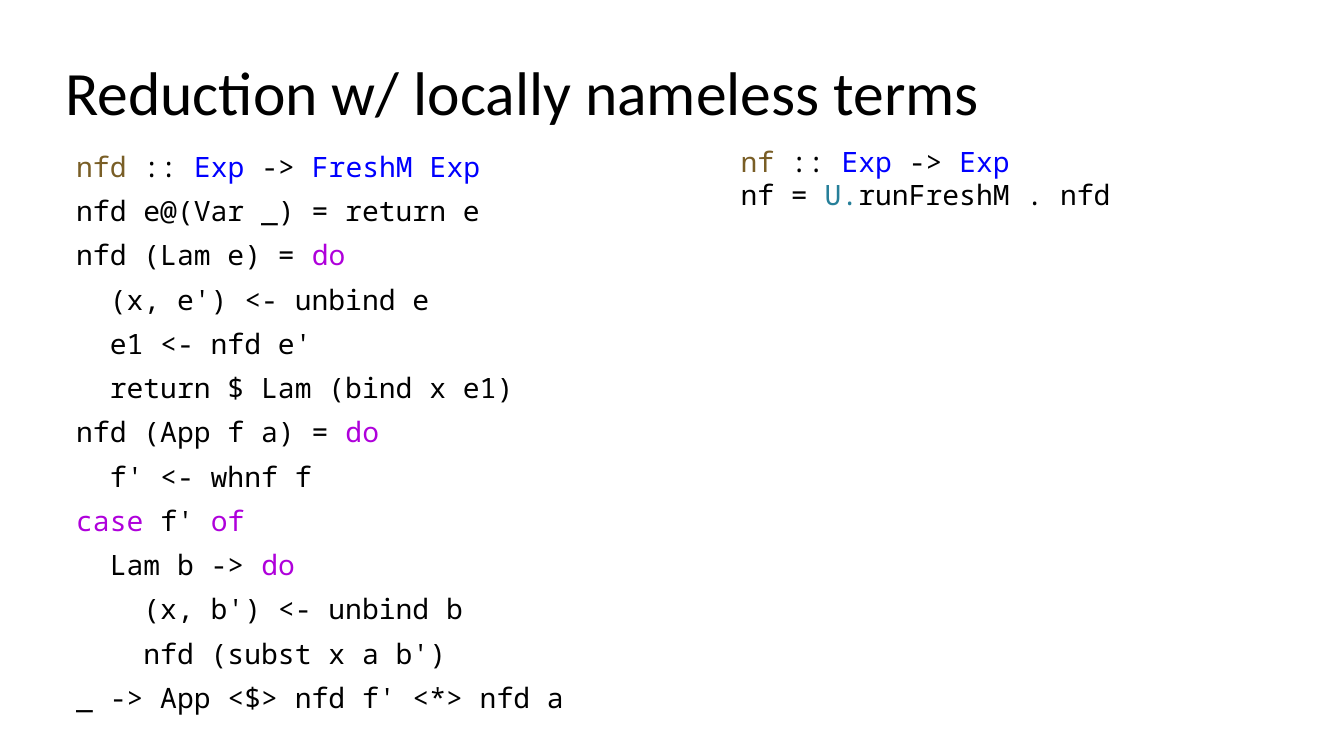
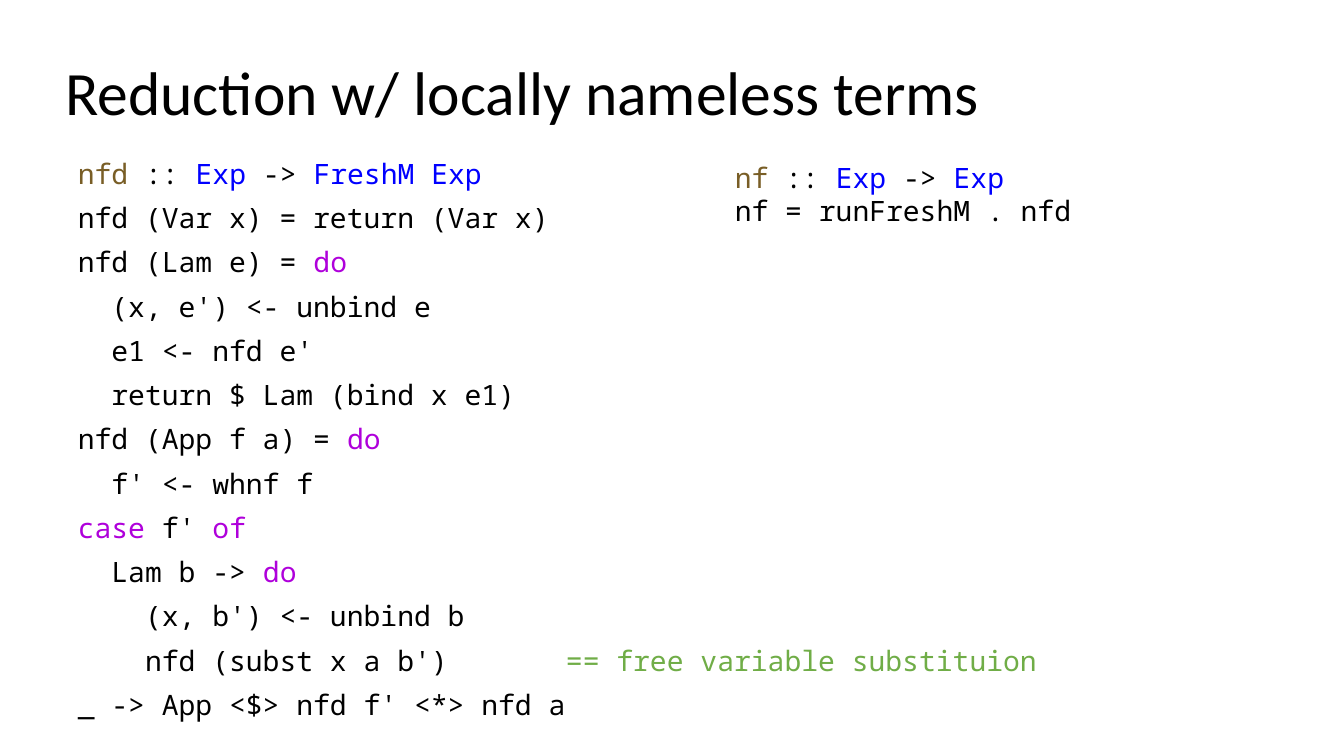
Before and after one commit to sweirich/lambda-n-ways, a slide deck: slide 5 of doc/wits-discussion.pptx (slide 6 before the commit). Drawn at 1344x756 pixels with LibreOffice and Linux fonts; fonts in the diff are those of the drawing. Boxes give left, top, right and bottom in pixels: in the first picture for what was removed or moved away, otherwise in the second. Text is boxed around its words. In the diff, an @@ line names an element or a change of style, - is before the commit and + after.

```diff
--- a/doc/wits-discussion.pptx
+++ b/doc/wits-discussion.pptx
@@ text "nfd :: Exp -> FreshM ...": place and size @@
-text "nfd :: Exp -> FreshM ..." at box(76, 155, 513, 669)
+text "nfd :: Exp -> FreshM ..." at box(78, 162, 1037, 676)
@@ text "nf :: Exp -> Exp": place and size @@
-text "nf :: Exp -> Exp" at box(741, 150, 1110, 206)
+text "nf :: Exp -> Exp" at box(735, 166, 1071, 222)
@@ text at box(78, 206, 549, 233): text changed @@
-nfd e@(Var _) = return e
+nfd (Var x) = return (Var x)
@@ text at box(735, 199, 1071, 222): text changed @@
-nf = U.runFreshM . nfd
+nf = runFreshM . nfd
@@ text at box(145, 649, 1037, 676): text changed; text colour #000000 to #70AD47 @@
-nfd (subst x a b')
+nfd (subst x a b') == free variable substituion
```
Also in this commit, not shown: 4 other slides changed, 14 slides added, 5 slides removed, 3 other files.
